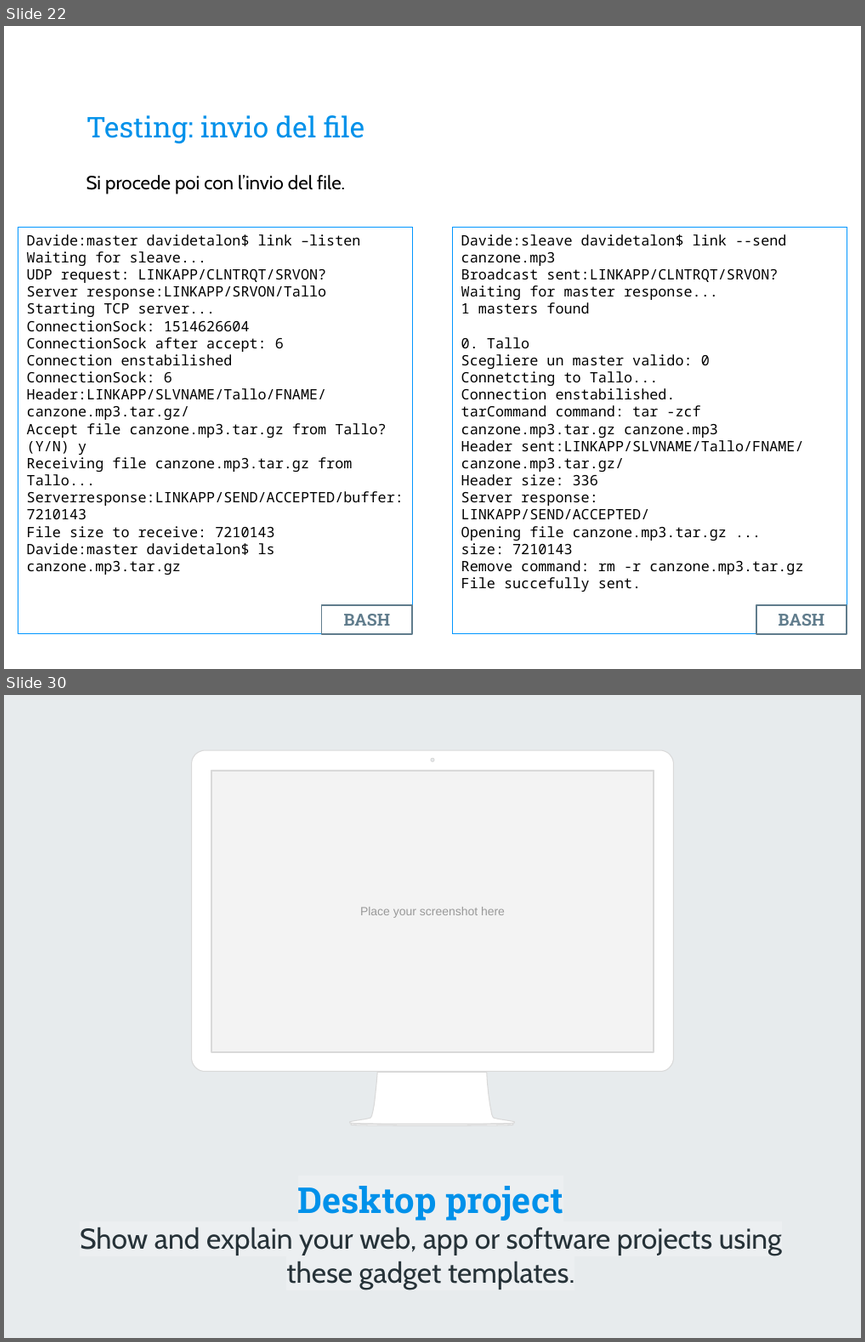
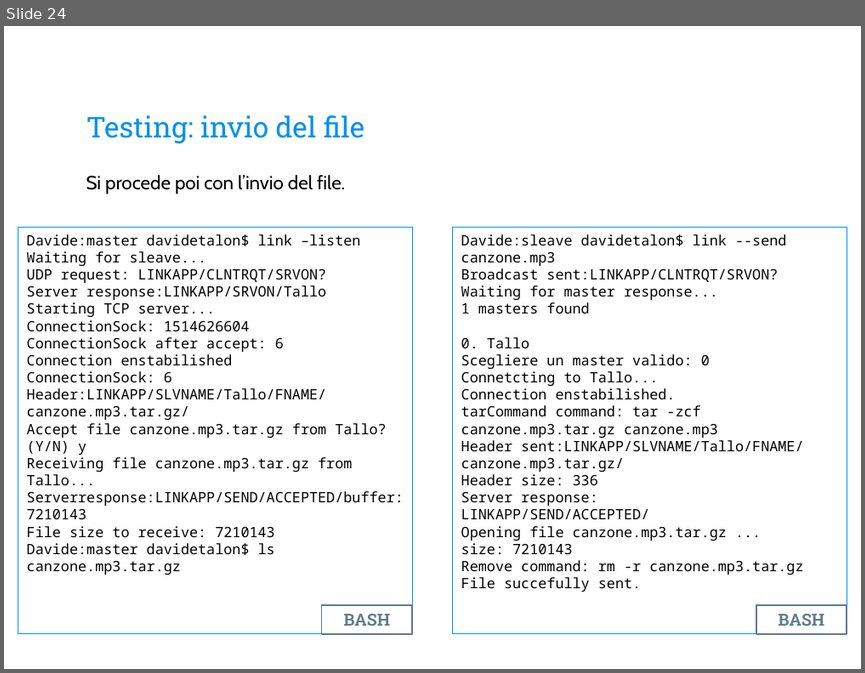
Before and after one commit to davidetalon/link, a slide deck: Presentation slides/Presentazione.pptx. Shown one above the other, each under a label of ours: slides 22 and 30 before the commit, slide 24 after it; the slides between them are not shown. The pictures are 865x1342 and 865x673 pixels, drawn with LibreOffice and Linux fonts; fonts in the diff are those of the drawing; background and template pictures are left out. Boxes give left, top, right and bottom in pixels: in the first picture for what was removed or moved away, otherwise in the second. Text is boxed around its words. In the diff, an @@ line names an element or a change of style, - is before the commit and + after.

```diff
--- a/Presentation slides/Presentazione.pptx
+++ b/Presentation slides/Presentazione.pptx
@@ slide 30 removed at [4, 695, 861, 1338], background picture (left out) @@
@@ rectangle removed at [4, 695, 861, 1338] @@
@@ freeform shape removed at [192, 751, 673, 1126] @@
@@ rectangle removed at [211, 771, 653, 1052] @@
-Place your screenshot here
@@ text removed at [80, 1185, 782, 1289] @@
-Desktop project
-Show and explain your web, app or software projects using these gadget templates.
@@ what was slide 22 is now slide 24 @@
```
Also in this commit, not shown: 12 slides changed, 4 slides added, 6 other slides removed.
